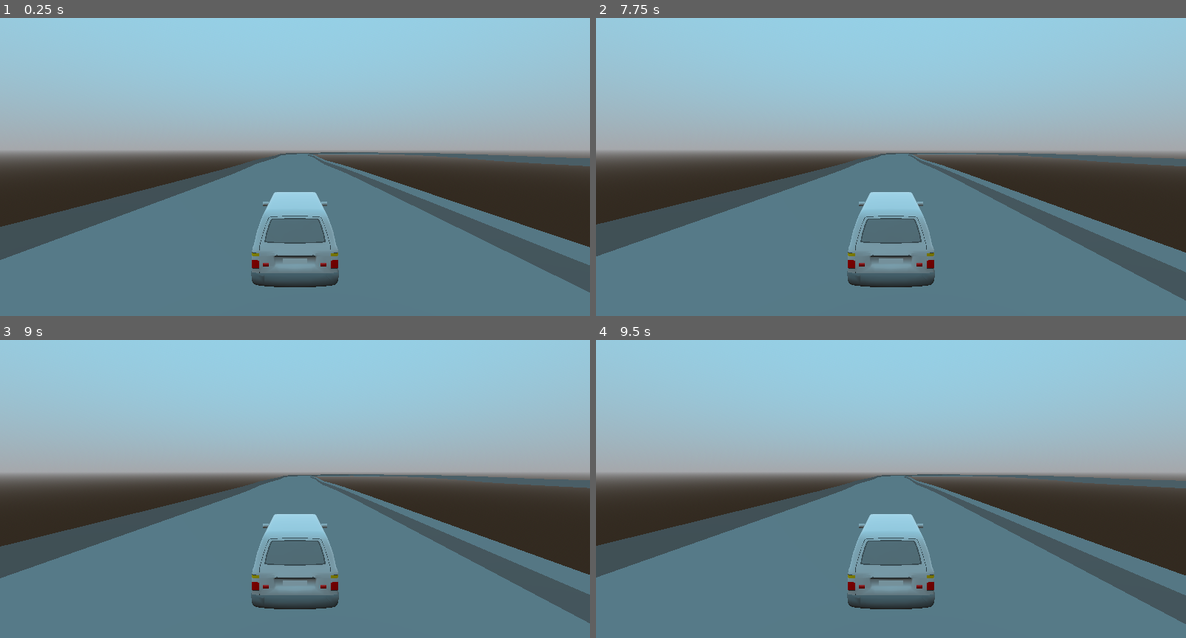
Above: before the commit, frames 1-4 (two rows, left to right).
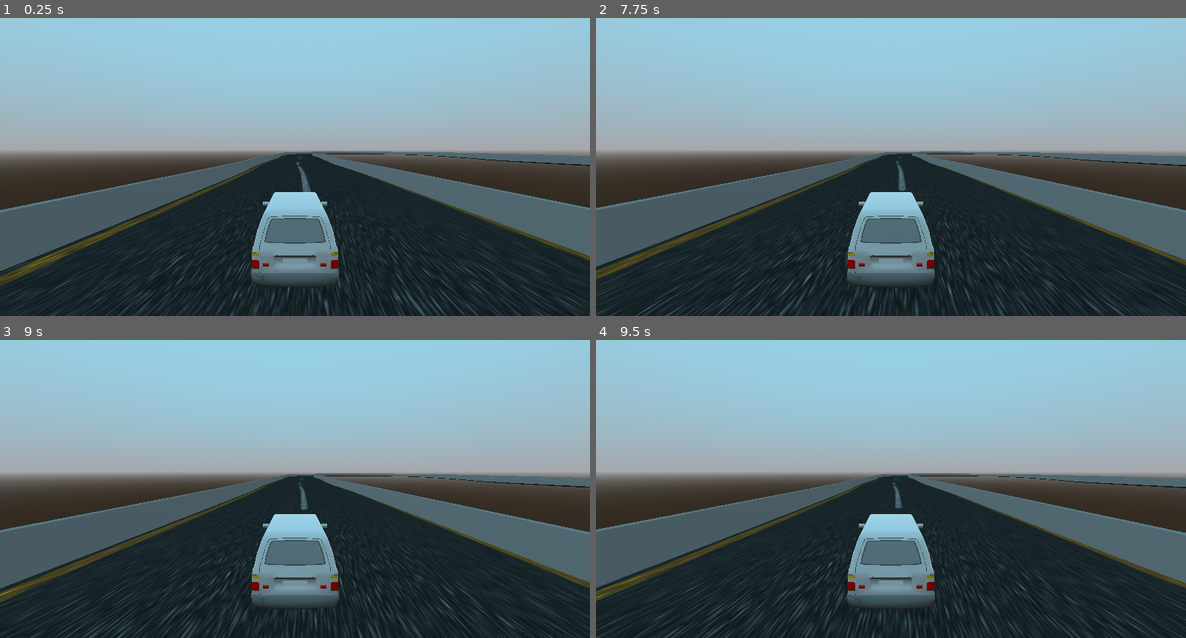
Above: after the commit, the same moments.

Repository: 32kda/vehicle_sample
Game: Godot game, scene res://world.tscn
Same seed, same stepped clock (60 frames per second), same inputs: the game is played once before the commit and once after it. The engine's default icon, where the game draws it, is replaced by a stand-in: a white triangle on a blue panel in a dark square.
Inputs:
- Up to frame 1 (0.25 s): no input
- Up to frame 2 (7.75 s): hold A (A) 0.53-1.28 s; tap D (D) at 0.8, 1.35, 3.05, 5.3, 7.35 s; tap S (S) at 1.55, 3.8, 4.35, 6.05 s; hold S (S) 2.03-2.78 s; tap A (A) at 2.3, 2.85, 4.55 s; hold D (D) 3.53-4.28 s; hold Space (SPACE) 5.03-5.78 s; tap W (W) at 5.85 s; hold A (A) 6.53-7.28 s
- Up to frame 3 (9 s): hold S (S) 8.03-8.78 s; tap A (A) at 8.85 s
- Up to frame 4 (9.5 s): no input

The runs differ from the first frame. In frame 1, 39% of the frame differs, in the area x 0-100%, y 44-100%; in frame 2, 39%; in frame 3, 39%; in frame 4, 39%.

Commit message:
road texture tweaking

Diff:
--- /dev/null
+++ b/road.gdshader
@@ -0,0 +1,13 @@
+shader_type spatial;
+
+uniform sampler2D road_texture;
+
+void fragment() {
+	vec2 road_uv = vec2(UV.y, UV.x);
+
+	vec4 color = texture(road_texture, road_uv);
+
+	ALBEDO = color.rgb;
+	ROUGHNESS = 0.8;
+	METALLIC = 0.0;
+}
--- a/world.tscn
+++ b/world.tscn
@@ -1,7 +1,8 @@
-[gd_scene load_steps=10 format=3 uid="uid://bkp5hp2psqg4n"]
+[gd_scene load_steps=12 format=3 uid="uid://bkp5hp2psqg4n"]
 
 [ext_resource type="Texture2D" uid="uid://bk78gg23iwrso" path="res://icon.svg" id="1_qtvgj"]
 [ext_resource type="PackedScene" uid="uid://d4irnbv2vkfg0" path="res://lc_80.tscn" id="2_vwof4"]
+[ext_resource type="Texture2D" uid="uid://0a0f2er48fth" path="res://road/Road-Texture.png" id="3_ddkfd"]
 
 [sub_resource type="BoxShape3D" id="BoxShape3D_b3qdn"]
 size = Vector3(100, 1, 100)
@@ -35,6 +36,11 @@
 }
 point_count = 30
 
+[sub_resource type="StandardMaterial3D" id="StandardMaterial3D_j4pen"]
+albedo_texture = ExtResource("3_ddkfd")
+uv1_scale = Vector3(0.005, 7.955, 0.23)
+uv1_offset = Vector3(-0.335, -1.01, 0)
+
 [node name="world" type="Node3D"]
 
 [node name="StaticBody3D" type="StaticBody3D" parent="."]
@@ -60,7 +66,7 @@
 [node name="road" type="CSGPolygon3D" parent="track/Path3D"]
 transform = Transform3D(1, 0, 0, 0, 1, 0, 0, 0, 1, 0.124432, 0, 0)
 use_collision = true
-polygon = PackedVector2Array(-10.2937, 0.0575977, -9.79858, 0.330119, 6.82575, 0.339156, 7.35639, 0.000444844)
+polygon = PackedVector2Array(-10, 0, -10, 0.35, 10, 0.35, 10, 0)
 mode = 2
 path_node = NodePath("..")
 path_interval_type = 0
@@ -71,11 +77,13 @@
 path_continuous_u = true
 path_u_distance = 1.0
 path_joined = true
+material = SubResource("StandardMaterial3D_j4pen")
 
 [node name="r_barrier" type="CSGPolygon3D" parent="track/Path3D"]
-transform = Transform3D(1, 0, 0, 0, 1, 0, 0, 0, 1, 6.88249, 0, 0)
+transform = Transform3D(1, 0, 0, 0, 1, 0, 0, 0, 1, -0.201963, 0.0173376, -0.0177402)
 snap = 1e-06
-polygon = PackedVector2Array(0, 0, 0, 1, 0.41151, 1.3068, 0.51679, 0.00584483)
+use_collision = true
+polygon = PackedVector2Array(9.48093, 0.304792, 9.75861, 1.77827, 10.1729, 1.77022, 10.4307, 0.307235)
 mode = 2
 path_node = NodePath("..")
 path_interval_type = 0
@@ -88,8 +96,9 @@
 path_joined = true
 
 [node name="l_barrier" type="CSGPolygon3D" parent="track/Path3D"]
-transform = Transform3D(1, 0, 0, 0, 1, 0, 0, 0, 1, -10.3702, 0, 0)
-polygon = PackedVector2Array(0, 0, 0, 1, 0.41151, 1.3068, 0.51679, 0.00584483)
+transform = Transform3D(1, 0, 0, 0, 1, 0, 0, 0, 1, 0.248802, 0, 0)
+use_collision = true
+polygon = PackedVector2Array(-9.7672, 0.0486102, -9.66998, 1.96625, -9.31415, 1.96457, -8.94188, 0.0591812)
 mode = 2
 path_node = NodePath("..")
 path_interval_type = 0
Binary file added: road/Road-Texture.png
Not shown, added: road/Road-Texture.png.import
Binary file added: road/Seamless-Black-Asphalt-Road-Texture.jpg
Not shown, added: road/Seamless-Black-Asphalt-Road-Texture.jpg.import
